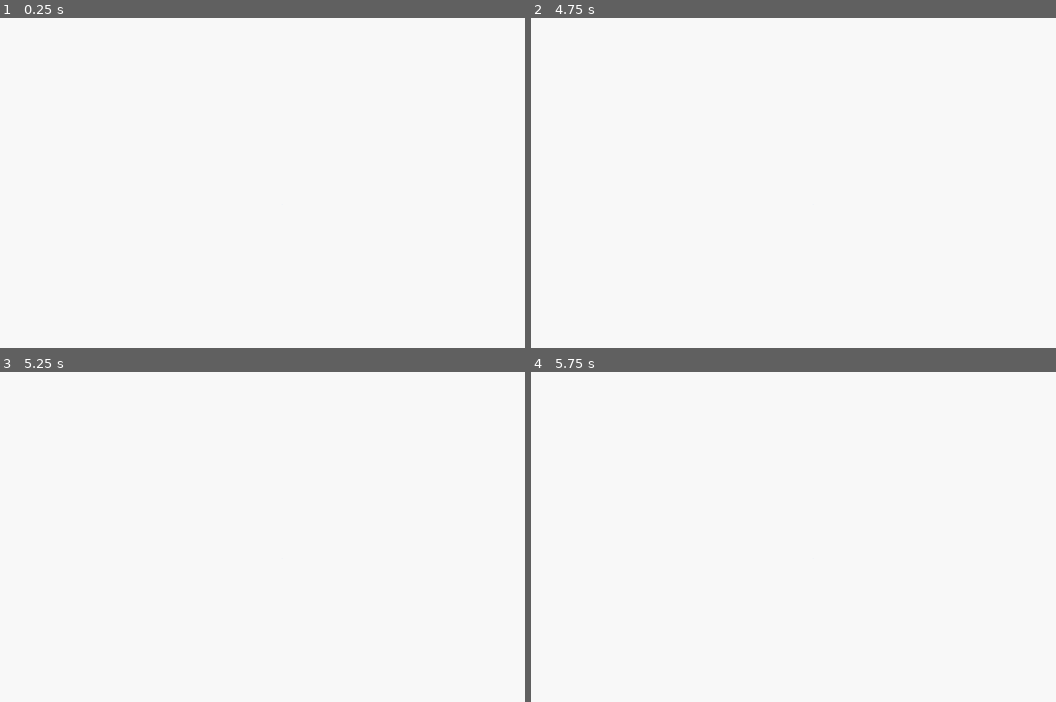
Above: before the commit, frames 1-4 (two rows, left to right).
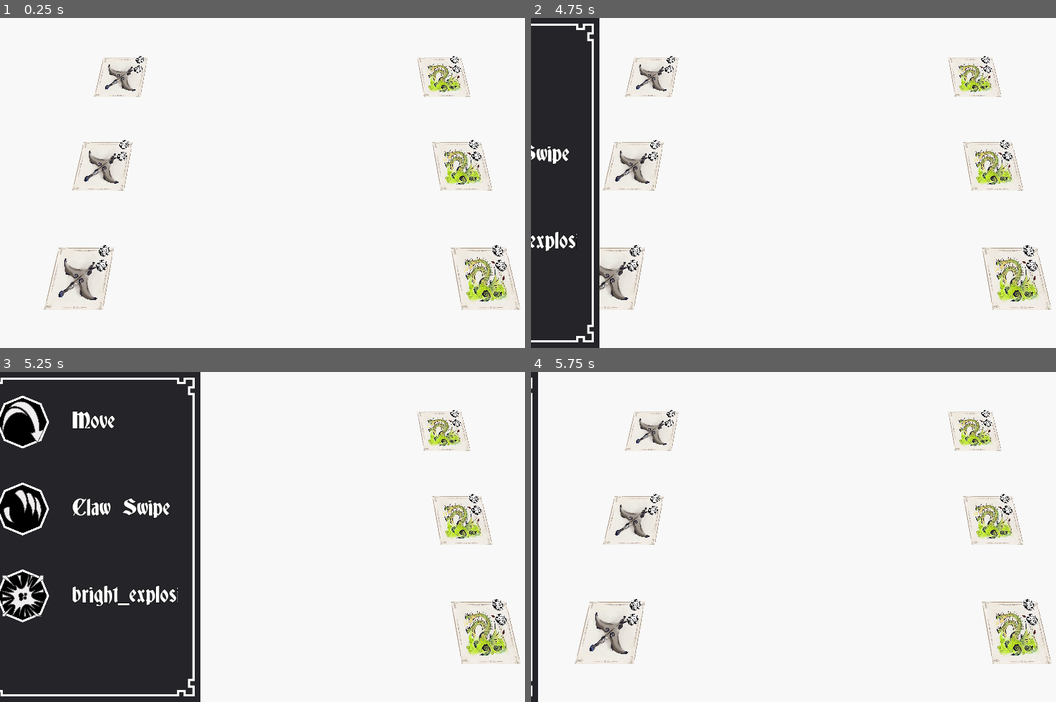
Above: after the commit, the same moments.

Repository: balmeidaa/colossal_beasts
Game: Godot game, scene res://GameboardTemplate.tscn
Two runs of this game, one before a commit and one after it. Both use one fixed random seed, a clock stepped at 60 frames per second and the inputs below.
Inputs (mouse positions are in pixels of both pictures, inside the frame that each line leads up to):
- Up to frame 1 (0.25 s): no input
- Up to frame 2 (4.75 s): tap Enter at 0.5, 2, 3.5 s; move the mouse to (935, 166) at 0.52 s; click (935, 166) at 0.67 s; tap Space at 1.25, 2.75, 4.25 s; move the mouse to (699, 199) at 1.27 s; click (699, 199) at 1.42 s; move the mouse to (872, 110) at 2.02 s; click (872, 110) at 2.17 s; move the mouse to (783, 249) at 2.77 s; click (783, 249) at 2.92 s; move the mouse to (982, 232) at 3.52 s; click (982, 232) at 3.67 s; move the mouse to (646, 133) at 4.27 s; click (646, 133) at 4.42 s
- Up to frame 3 (5.25 s): move the mouse to (309, 537) at 5.02 s; click (309, 537) at 5.17 s
- Up to frame 4 (5.75 s): no input

The runs differ from the first frame. In frame 1, 5.0% of the frame differs, in the area x 8-100%, y 11-89%; in frame 2, 17%; in frame 3, 38%, in the area x 0-100%, y 0-100%; in frame 4, 6.1%.

Commit message:
Target Solver

Diff:
--- a/GameboardScript.gd
+++ b/GameboardScript.gd
@@ -12,13 +12,17 @@
 	player_cards_pos = player_cards.get_children()
 	opponent_cards_pos = opponent_cards.get_children()
 
+	##TEST PURPOSES ONLY
+	for _i in range(3):
+		_add_card('teryx')
+		_add_card('hydra', 'opponent')
 
 ## para evitar bugs
 ## 1. crear instancia
 ## 2. agregar instancia
 ## 3. cargar datos
 func _add_card(card_name, entity = 'player'):
-	var new_card = card_maker.new()
+	var new_card = card_maker.instance()
 	var card_position = null
 	if entity == 'player':
 		player_cards.add_child(new_card)
@@ -30,4 +34,4 @@
 		new_card.add_to_group("opponent_cards")
 
 	new_card.load_card(card_name, entity)
-	new_card.global_positon = card_position.global_position
+	new_card.translation = card_position.translation
--- a/assets/board/CardScript.gd
+++ b/assets/board/CardScript.gd
@@ -27,7 +27,7 @@
 			if event.button_index == BUTTON_LEFT and event.pressed:
 				if GameHandler.target_solver.input_active:
 					GameHandler.target_solver.selected_target = self
-				elif  self.is_in_group('player_cards'):
+				elif self.is_in_group('player_cards'):
 					action_menu.toggle_menu()
 	return null
 
--- a/assets/board/card_ui/ActionUIScript.gd
+++ b/assets/board/card_ui/ActionUIScript.gd
@@ -1,6 +1,4 @@
 extends Control
-
-signal action_selected
 
 var root_menu = null
 var action_taken = {
@@ -17,9 +15,9 @@
 onready var icon_img = $HBoxContainer/Icon
 
 func _ready():
-
+	pass
 	##conectarse a otro nodo que se encarge de manejar objetivos (i.e. movimiento, enemigos , etc)
-	connect("action_selected", GameHandler.target_solver, "acquire_target")
+	#connect("action_selected", GameHandler.target_solver, "acquire_target")
 	##auto conectarse
 
 func load_action(action_data, card_node, menu_node):
@@ -38,6 +36,7 @@
 func _on_ActionUI_gui_input(event):
 	if event is InputEventMouseButton:
 		if event.button_index == BUTTON_LEFT and event.pressed:
-			emit_signal("action_selected", action_taken) #cablear estas señales a un handler de accion del turno
+			GameHandler.target_solver.establish_action(action_taken)
+			#emit_signal("action_selected", action_taken) #cablear estas señales a un handler de accion del turno
 			if root_menu:
 				root_menu.toggle_menu()
--- a/assets/board/event_handlers/TargetSolverScript.gd
+++ b/assets/board/event_handlers/TargetSolverScript.gd
@@ -16,38 +16,63 @@
 #de lo contrario resetear
 
 func _process(_delta):
-	pass
+	if input_active == false:
+		return
+
+	if action_saved['objective_type'] == 'self':
+		GameHandler.action_queue.add_ui_action_Q(action_saved)
+		reset_state()
+		return
+
+	if selected_target:
+		var ok_target = verify_identity(action_saved['objective_type'], selected_target)
+		if  ok_target:
+			action_saved['target'] = selected_target
+			GameHandler.action_queue.add_ui_action_Q(action_saved)
+
+		reset_state()
+
+
+
+
 
 func _input(event):
 	if input_active == false:
 		return
+	#TODO
+	# tal vez resetear el target solver si no obtiene click en ningun objeto valido
+	# cancelar si usuario hace clic y no hay objetivo seleccionado
+	if event is InputEventMouseButton and event.pressed:
+		if event.button_index == BUTTON_LEFT:
+			print(selected_target)
+			#input_active = false
+
+
 	#target solver no tendria q procesar input para evitar bogs
 
 ##resolver orden de eventos!!!
-func acquire_target(action):
-	action_saved = action
-	input_active = true
 	#revisar origen de carta y obtener el jugador
 	#obtener objetivo, si es asi mismo enviar a cola de acciones
 	#si es enemigo o nueva locacion guardarla
 	#enviar a cola
-	match(action['objective_type']):
-		'self':
-			GameHandler.action_queue.add_ui_action_Q(action)
-			reset_state()
-		'ally':
-			pass
-		'enemy':
-			pass
-		_:
-			pass
-
-	action['action_by'] = establish_identity(action)
 
 
-func establish_identity(objetive_type):
-	#if card_entity.is_in_group('player_cards'):
-	return
+func establish_action(action):
+	action_saved = action
+	input_active = true
+
+
+
+func verify_identity(objective_type, target):
+	match(objective_type):
+		'ally':
+			return target.is_in_group('player_cards')
+		'enemy':
+			return target.is_in_group('opponent_cards')
+		_:
+			print('Something wrong')
+	#
+	return false
 
 func reset_state()	:
 	action_saved = null
--- a/assets/board/event_handlers/game_data.gd
+++ b/assets/board/event_handlers/game_data.gd
@@ -9,10 +9,9 @@
 
 func _ready():
 	var reader = CSVReader.new()
-	## cambiar dat to cat
-	var res = reader.load_file("res://assets/data_files/action_dat.po")
+	var res = reader.load_file("res://assets/data_files/action_cat.po")
 	GameData.action_list = res
-	res = reader.load_file("res://assets/data_files/card_dat.po")
+	res = reader.load_file("res://assets/data_files/card_cat.po")
 	GameData.card_list = res
 
 #	var pretty = JSON.print(res, "\t")
--- a/assets/board/ui/CardMiniScript.gd
+++ b/assets/board/ui/CardMiniScript.gd
@@ -8,7 +8,7 @@
 
 func load_mini(action_dat, initiative_order, new_owner = 'player'):
 	card_owner = new_owner
-	var card_image = action_dat['card_entity'].get_img_card()
+	var card_image = action_dat['card_played'].get_img_card()
 	var img_card = GameData.card_img_path % card_image
 	var action_icon = GameData.action_icon_path % action_dat['action_icon']
 
Renamed: assets/data_files/action_dat.po -> assets/data_files/action_cat.po
Not shown, changed: assets/data_files/card_cat.po
